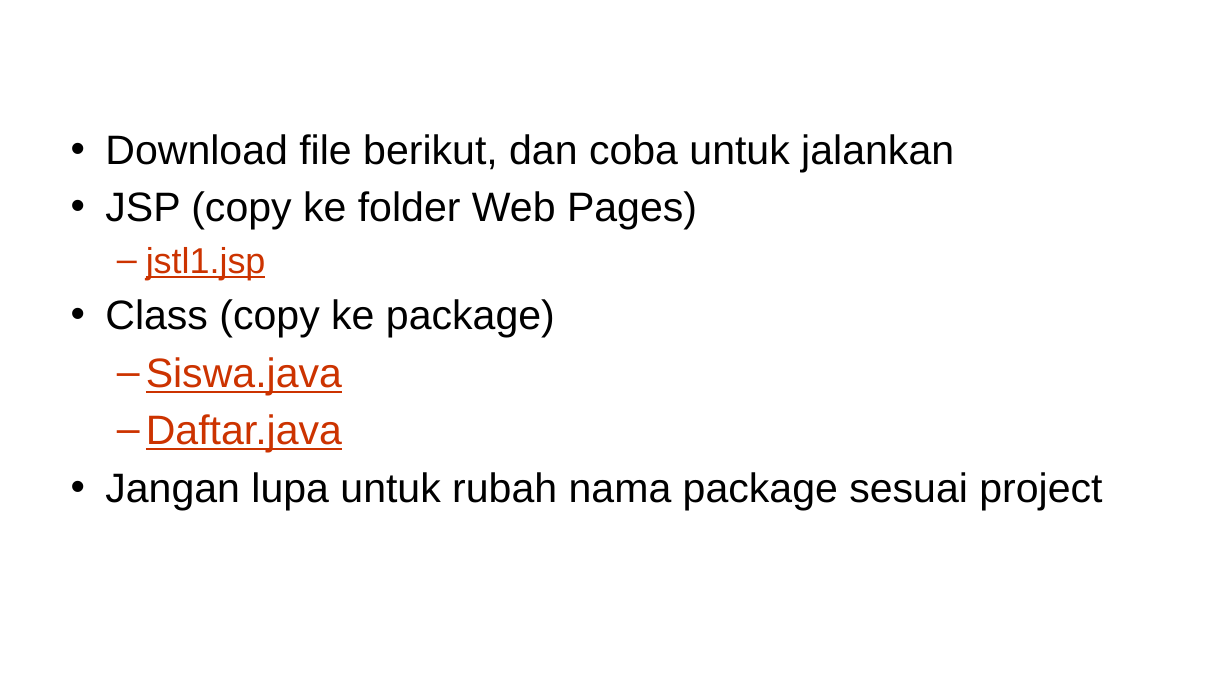
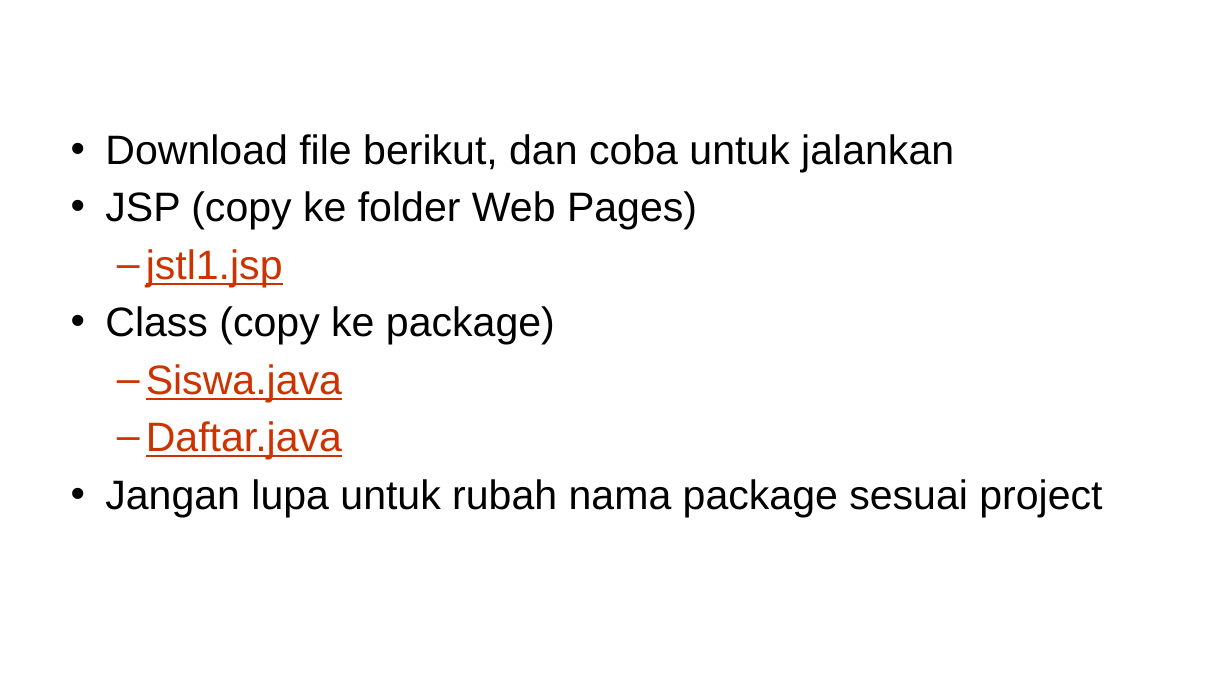
Before and after one commit to ruang-belajar/java-ee, a slide deck: slide 5 of docs/res/Java EE - Pertemuan 6.pptx. Drawn at 1232x693 pixels with LibreOffice and Linux fonts; fonts in the diff are those of the drawing; background and template pictures are left out. Boxes give left, top, right and bottom in pixels: in the first picture for what was removed or moved away, otherwise in the second. Text is boxed around its words. In the diff, an @@ line names an element or a change of style, - is before the commit and + after.

```diff
--- a/docs/res/Java EE - Pertemuan 6.pptx
+++ b/docs/res/Java EE - Pertemuan 6.pptx
@@ text at bbox=[146, 249, 283, 287]: size 28 to 32 pt in "jstl1.jsp" @@
```
Also in this commit, not shown: 5 other files.
